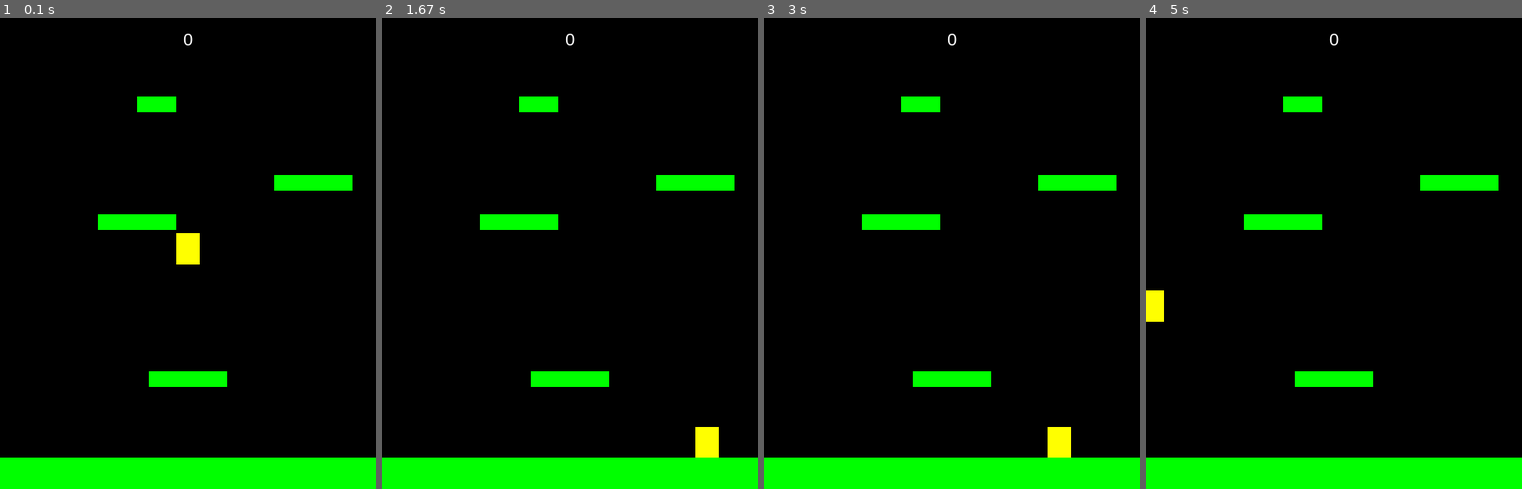
Above: before the commit, frames 1-4 (left to right).
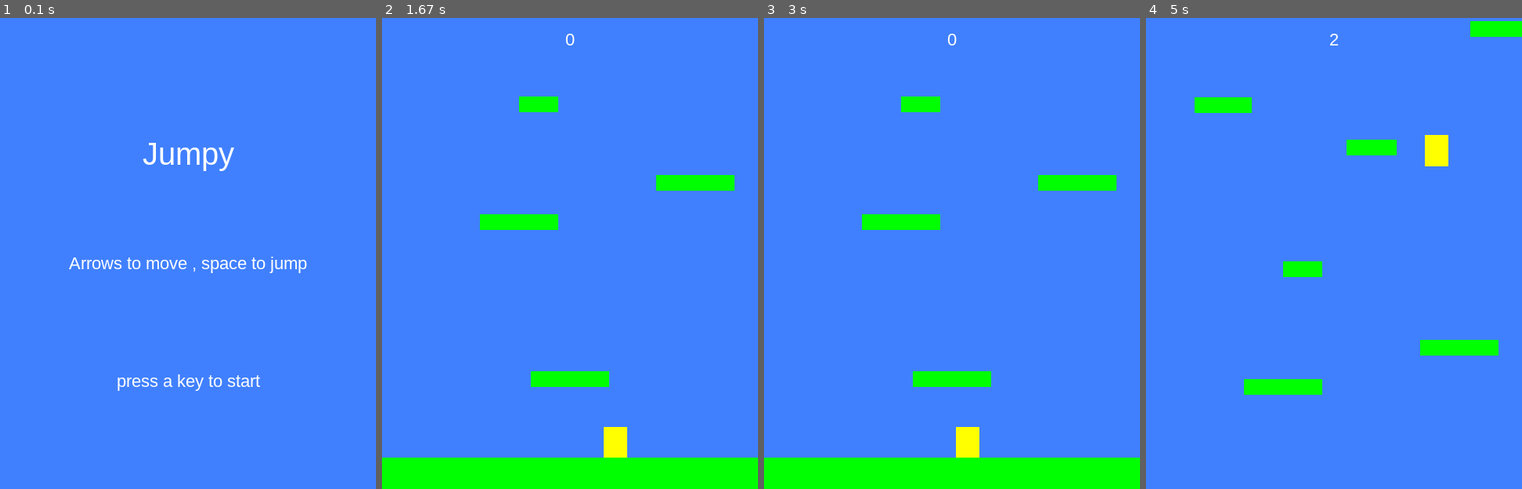
Above: after the commit, the same moments.

Repository: Scaniox/school
Game: pygame game, started from pygame/platformer/main.py
Two runs of this game, one before a commit and one after it. Both use one fixed random seed, a clock stepped at 60 frames per second and the inputs below.
Inputs:
- Up to frame 1 (0.1 s): no input
- Up to frame 2 (1.67 s): hold Right 0.33-0.8 s; hold Right 0.83-1.3 s; hold Left from 1.33 s (still down)
- Up to frame 3 (3 s): release Left at 1.87 s; hold Left 1.9-2.3 s; hold Right 2.33-2.97 s
- Up to frame 4 (5 s): hold Left 3-3.47 s; tap Space at 3.5, 3.9, 4.2, 4.4, 4.7, 4.9 s; hold Right 3.83-4.3 s; hold Right 4.33-4.8 s; hold Left from 4.83 s (still down)

The runs differ from the first frame. In frame 1, 100% of the frame differs, in the area x 0-100%, y 0-100%; in frame 2, 91%; in frame 3, 91%; in frame 4, 100%.

Commit message:
platform game ep 7

Diff:
--- a/pygame/maze_runner/main.py
+++ b/pygame/maze_runner/main.py
@@ -1,31 +1,42 @@
 # maze game
 
-#modules-------------------------------------------------------------------------------------------
+# modules-------------------------------------------------------------------------------------------
 import pygame
 
-#constants
-ssize = (800,600)
-fps = 30
-
-#variables
-
-#functions-----------------------------------------------------------------------------------------
-#main method
+# constants
+ssize = (800, 600)
+fps = 60
+
+# variables
+
+# functions-----------------------------------------------------------------------------------------
+# main method
 def main():
-
-    #pygame init
+    # pygame init
     pygame.init()
     screen = pygame.display.set_mode(ssize)
     pygame.display.set_caption("Maze Runner")
 
-    #object inits
+    # object inits
     clock = pygame.time.Clock()
 
-    player = Player([50,50])
+    player = Player([50, 50])
 
     moving_sprites = pygame.sprite.Group()
     moving_sprites.add(player)
 
+    # addr rooms = Start Here
+    rooms = []
+
+    room = Room1()
+    rooms.append(room)
+    room = Room2()
+    rooms.append(room)
+    room = Room3()
+    rooms.append(room)
+
+    current_room_no = 0
+    current_room = rooms[current_room_no]
 
     # loop setup
     running = True
@@ -40,20 +51,53 @@
                 running = False
                 break
 
+            if event.type == pygame.KEYDOWN:#
+                if event.key == pygame.K_LEFT:
+                    player.change_speed([-5, 0])
+                if event.key == pygame.K_RIGHT:
+                    player.change_speed([5, 0])
+                if event.key == pygame.K_UP:
+                    player.change_speed([0, -5])
+                if event.key == pygame.K_DOWN:
+                    player.change_speed([0, 5])
+
+            if event.type == pygame.KEYUP:#
+                if event.key == pygame.K_LEFT:
+                    player.change_speed([5, 0])
+                if event.key == pygame.K_RIGHT:
+                    player.change_speed([-5, 0])
+                if event.key == pygame.K_UP:
+                    player.change_speed([0, 5])
+                if event.key == pygame.K_DOWN:
+                    player.change_speed([0, -5])
+
         # update
+        player.move(current_room.wall_list)
+
+        if player.rect.x > ssize[0]:
+            current_room_no = (current_room_no + 1) % 3
+            current_room = rooms[current_room_no]
+            player.rect.x = 5
+
+        if player.rect.x < 0 :
+            current_room_no = (current_room_no - 1) % 3
+            current_room = rooms[current_room_no]
+            player.rect.x = ssize[0]-5
 
         # display
         screen.fill((0,0,0))
+        current_room.wall_list.draw(screen)
         moving_sprites.draw(screen)
 
         pygame.display.flip()
 
 
-#classes-------------------------------------------------------------------------------------------
+# classes-------------------------------------------------------------------------------------------
 class Wall(pygame.sprite.Sprite):
     def __init__(self, rect, colour):
-        #parent constructor
-        super().__init__()
+        # parent constructor
+        super().__init__()
+        rect = pygame.rect.Rect(rect)
 
         # image
         self.colour = colour
@@ -62,8 +106,7 @@
 
         # rect
         self.rect = self.image.get_rect()
-        self.rect.center = rect.topleft
-
+        self.rect.topleft = rect.topleft
 
 
 class Player(pygame.sprite.Sprite):
@@ -75,52 +118,113 @@
         self.velocity = [0, 0]
 
         # image
-        self.image = pygame.surface.Surface([15,15])
-        self.image.fill((255,255,255))
-
-        #rect
+        self.image = pygame.surface.Surface([15, 15])
+        self.image.fill((255, 255, 255))
+
+        # rect
         self.rect = self.image.get_rect()
         self.rect.center = pos
 
     def change_speed(self, vector):
-        self.velocity = [self.velocity[i] + vector[i] for i in [0,1]]
+        self.velocity = [self.velocity[i] + vector[i] for i in [0, 1]]
 
     def move(self, walls):
         # add wall collisions
-        hit_lit = pygame.sprite.spritecollide(self, walls, False)
+        hit_list = pygame.sprite.spritecollide(self, walls, False)
 
         for i in [0,1]:
             # collisions
             for block in hit_list:
                 # less size collisions
-                if self.velocity[i] <= 0: # moving in -ve direction
-                    self.velocity[i] = 0
+                if self.velocity[i] < 0: # moving in -ve direction
                     self.rect[i] = block.rect[i] + block.rect[i+2]
 
-                elif self.velocity[i] >= 0: # moving in +ve direction
-                    self.velocity[i] = 0
+                elif self.velocity[i] > 0: # moving in +ve direction
                     self.rect[i] = block.rect[i] - self.rect[i+2]
 
 
-
             self.rect[i] += self.velocity[i]
 
-        self.rect.center = self.pos
-
-
-
-class Room1():
-    pass
-
-
-
-class Room2():
-    pass
-
-
-
-class Room3():
-    pass
+
+class Room():
+    #base class for all rooms
+    wall_list = None
+    enemy_list = None
+
+    def __init__(self):
+        self.wall_list = pygame.sprite.Group()
+
+
+
+class Room1(Room):
+    def __init__(self):
+        super().__init__()
+
+        #each wall will need a x, y, w, h, colour
+        border_colour = (255,255,255)
+        walls_information = [   [0, 0, 20, 250, border_colour],
+                                [0, 350, 20, 250, border_colour],
+                                [780, 0, 20, 250, border_colour],
+                                [780, 350, 20, 250, border_colour],
+                                [20, 0, 760, 20, border_colour],
+                                [20, 580, 760, 20, border_colour],
+                                [390, 50, 20 ,500, (0,0,255)]       ]
+
+        walls = []
+        for wall_data in walls_information:
+            wall = Wall(wall_data[:4], wall_data[4])
+            self.wall_list.add(wall)
+
+
+class Room2(Room):
+    def __init__(self):
+        super().__init__()
+
+        #each wall will need a x, y, w, h, colour
+        border_colour = (255,255,0)
+        walls_information = [   [0, 0, 20, 250, border_colour],
+                                [0, 350, 20, 250, border_colour],
+                                [780, 0, 20, 250, border_colour],
+                                [780, 350, 20, 250, border_colour],
+                                [20, 0, 760, 20, border_colour],
+                                [20, 580, 760, 20, border_colour],
+                                [190, 50, 20, 500, (0,255,0)],
+                                [590, 50, 20, 500, (0,255,0)]   ]
+
+        for wall_data in walls_information:
+            wall = Wall(wall_data[:4], wall_data[4])
+            self.wall_list.add(wall)
+
+
+
+class Room3(Room):
+    def __init__(self):
+        super().__init__()
+
+        #each wall will need a x, y, w, h, colour
+        border_colour = (255,128,128)
+        walls_information = [   [0, 0, 20, 250, border_colour],
+                                [0, 350, 20, 250, border_colour],
+                                [780, 0, 20, 250, border_colour],
+                                [780, 350, 20, 250, border_colour],
+                                [20, 0, 760, 20, border_colour],
+                                [20, 580, 760, 20, border_colour]    ]
+
+        walls = []
+        # make red walls
+        for x in range(100, 800, 100):
+            wall_1 = Wall([x, 50, 20, 200], (255,0,0))
+            wall_2 = Wall([x, 250, 20, 200], (255,0,0))
+            walls += [wall_1, wall_2]
+
+        # while walls
+        for x in range(150, 700, 100):
+            wall1 = Wall([x, 150, 20, 200], (255,255,255))
+            walls.append(wall1)
+
+        for wall_data in walls_information:
+            wall = Wall(wall_data[:4], wall_data[4])
+            self.wall_list.add(wall)
 
 main()
 pygame.quit()
--- a/pygame/platformer/main.py
+++ b/pygame/platformer/main.py
@@ -3,6 +3,7 @@
 import pygame as pg, random
 from settings import *
 from sprites import *
+from pathlib import Path
 
 
 class Game():
@@ -14,6 +15,10 @@
         pg.display.set_caption(title)
         self.running = True
         self.font_name = pg.font.match_font(font_name)
+        self.load_data()
+
+    def load_data(self):
+        self.dir = Path(__file__)
 
 
     # start a new game
@@ -108,7 +113,7 @@
 
     #game loop - draw
     def draw(self):
-        self.screen.fill((0,0,0))
+        self.screen.fill(bg_colour)
         self.all_sprites.draw(self.screen)
         self.draw_text(str(self.score), 22, (255,255,255), ssize[0]//2, 15)
         pg.display.flip()
@@ -116,12 +121,38 @@
 
     # game start screen
     def show_start_screen(self):
-        pass
-
+        self.screen.fill(bg_colour)
+        self.draw_text(title, 40, (255,255,255), ssize[0]//2, ssize[1]/4 )
+        self.draw_text("Arrows to move , space to jump", 22, (255,255,255), ssize[0]/2, ssize[1]/2)
+        self.draw_text("press a key to start", 22, (255,255,255), ssize[0]/2, ssize[1] * 3/4)
+        pg.display.flip()
+        self.wait_for_key()
 
     # game over screen
     def show_go_screen(self):
-        pass
+        # skip if closing window so it closes instantly
+        if not self.running:
+            return
+
+        self.screen.fill((255,0,0))
+        self.draw_text("Game Over", 40, (255,255,255), ssize[0]//2, ssize[1]/4 )
+        self.draw_text(f"Score : {self.score}", 22, (255,255,255), ssize[0]/2, ssize[1]/2)
+        self.draw_text("press a key to play again", 22, (255,255,255), ssize[0]/2, ssize[1] * 3/4)
+        pg.display.flip()
+        self.wait_for_key()
+
+
+
+    def wait_for_key(self):
+        waiting = True
+        while waiting:
+            self.clock.tick(fps)
+            for event in pg.event.get():
+                if event.type == pg.QUIT:
+                    waiting = False
+                    self.running = False
+                if event.type == pg.KEYUP:
+                    waiting = False
 
 
     # draws text
--- a/pygame/platformer/pygame skeleton template.py
+++ /dev/null
@@ -1,41 +0,0 @@
-# pygame skeleton template
-
-#modules---------------------------------------------------------------------------
-import pygame
-from settings import *
-
-#variables
-
-#functions
-
-#classes
-
-#object inits
-clock = pygame.time.Clock()
-
-#pygame init
-pygame.init()
-screen = pygame.display.set_mode(ssize)
-pygame.display.set_caption("game name")
-
-# loop setup
-running = True
-# game loop
-while running:
-    # timing#
-    clock.tick(fps)
-
-    # events
-    for event in pygame.event.get():
-        if event.type == pygame.QUIT:
-            running = False
-                break
-
-    # update
-
-    # display
-    screen.fill((255,255,255))
-
-    pygame.display.flip()
-
-pygame.quit()
--- a/pygame/platformer/settings.py
+++ b/pygame/platformer/settings.py
@@ -5,6 +5,7 @@
 ssize = (480, 600)
 fps = 60
 font_name = "arial"
+hs_file = "highscore.txt"
 
 # player properties
 player_acc = 0.5
@@ -18,3 +19,6 @@
                     (125, ssize[1] -350, 100, 20),
                     (350, 200, 100, 20),
                     (175, 100, 50, 20)]
+
+# colour schemes
+bg_colour = (64,128,255)
--- /dev/null
+++ b/test doc.txt
@@ -0,0 +1,3 @@
+line 0 text
+line 1 text
+line 2 text
